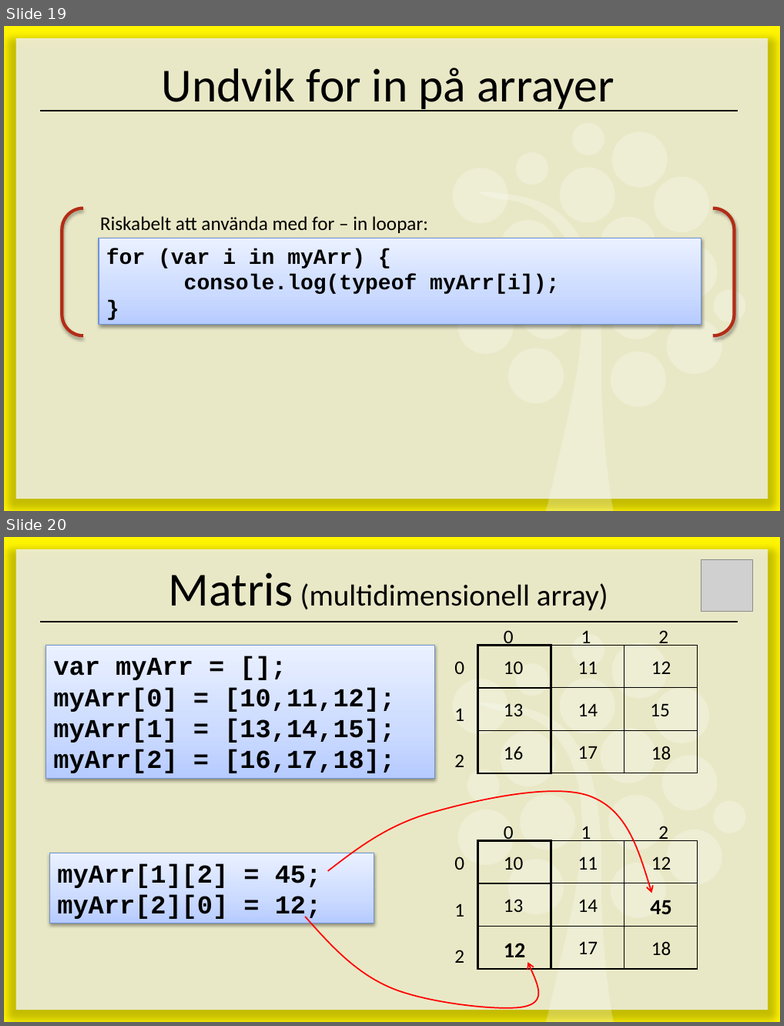
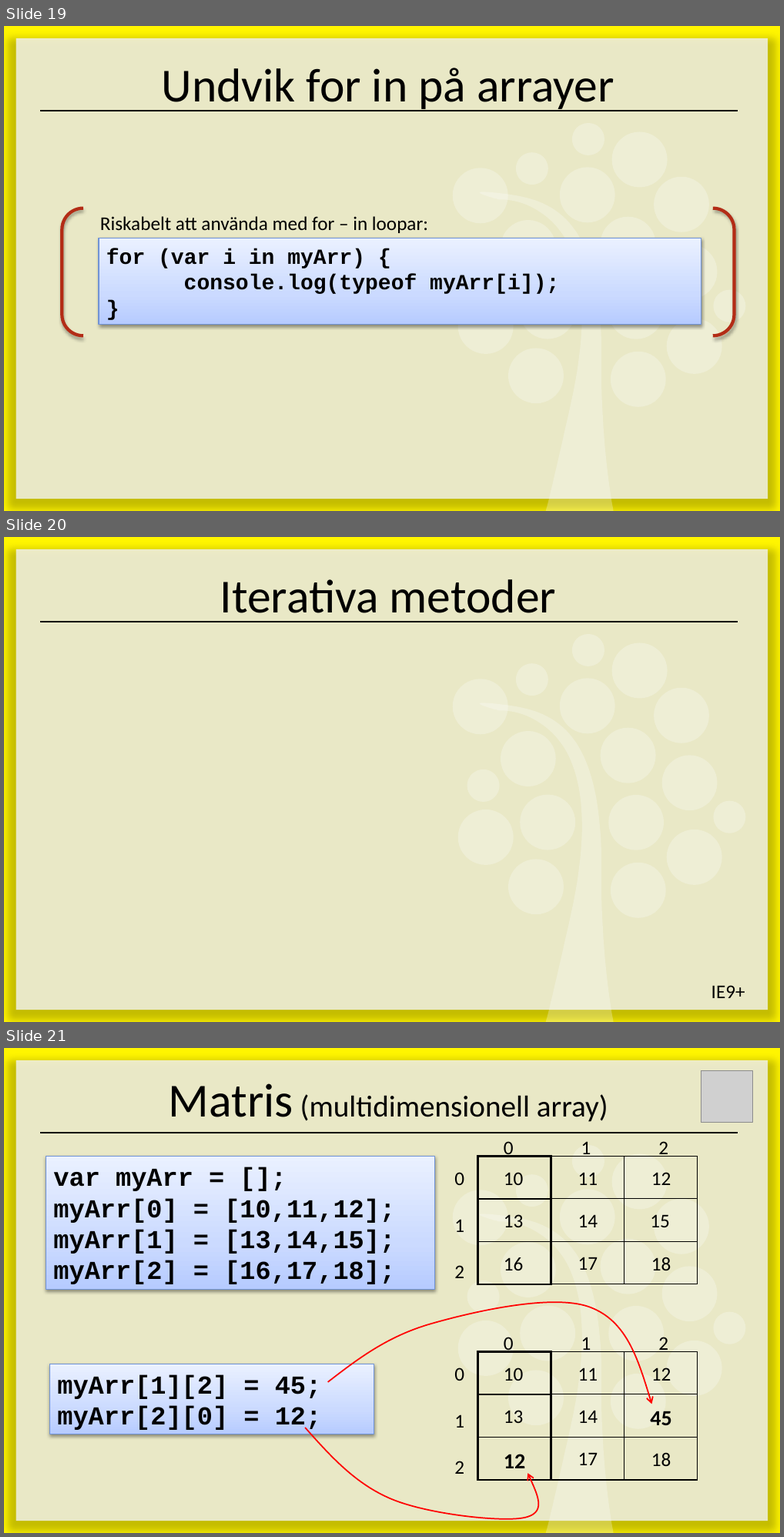
Before and after one commit to ed222an/Kursmaterial-JavaScript, a slide deck: lectures/E03 - Funktioner/E03 - Funktioner.pptx. Shown one above the other, each under a label of ours: slides 19 and 20 before the commit, slides 19, 20 and 21 after it. The pictures are 784x1026 and 784x1537 pixels, drawn with LibreOffice and Linux fonts; fonts in the diff are those of the drawing; grey boxes stand for pictures. Boxes give left, top, right and bottom in pixels: in the first picture for what was removed or moved away, otherwise in the second. Text is boxed around its words. In the diff, an @@ line names an element or a change of style, - is before the commit and + after.

Commit message:
Uppdateringar

```diff
--- a/lectures/E03 - Funktioner/E03 - Funktioner.pptx
+++ b/lectures/E03 - Funktioner/E03 - Funktioner.pptx
@@ slide 20 added at box(4, 537, 780, 1022), background #FFFFFF; not listed: 21 template elements that a slide beside it also shows @@
@@ title added at box(220, 579, 556, 622), 44 pt, text #000000 @@
+Iterativa metoder
@@ text added at box(712, 985, 746, 998), 18 pt, text #000000 @@
+IE9+
@@ what was slide 20 is now slide 21 @@
```
